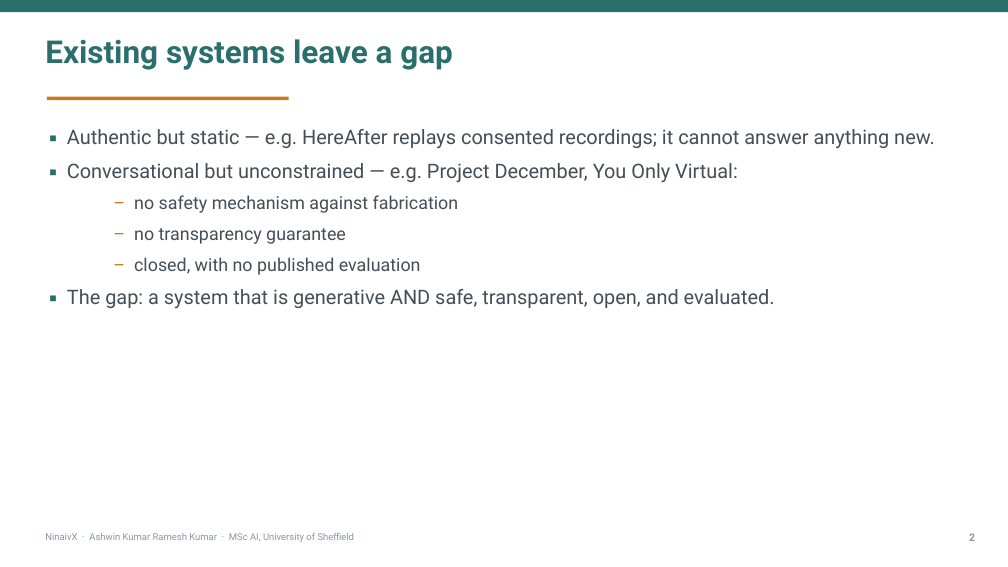
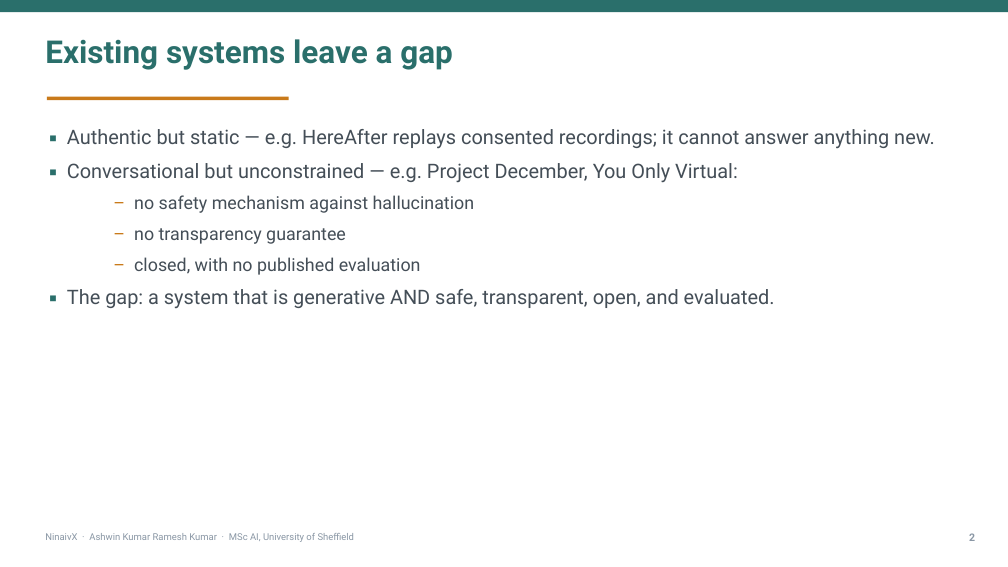
Before and after one commit to HITMAN-AK/NinaivX, a slide deck: slide 3 of backend/docs/report/NinaivX-Presentation-Full.pptx. Drawn at 1008x567 pixels with LibreOffice and Linux fonts; fonts in the diff are those of the drawing. Boxes give left, top, right and bottom in pixels: in the first picture for what was removed or moved away, otherwise in the second. Text is boxed around its words. In the diff, an @@ line names an element or a change of style, - is before the commit and + after.

```diff
--- a/backend/docs/report/NinaivX-Presentation-Full.pptx
+++ b/backend/docs/report/NinaivX-Presentation-Full.pptx
@@ text at [134, 195, 475, 213]: text changed @@
-  – no safety mechanism against fabrication
+  – no safety mechanism against hallucination
```
Also in this commit, not shown: 5 other slides changed, 5 other files.
